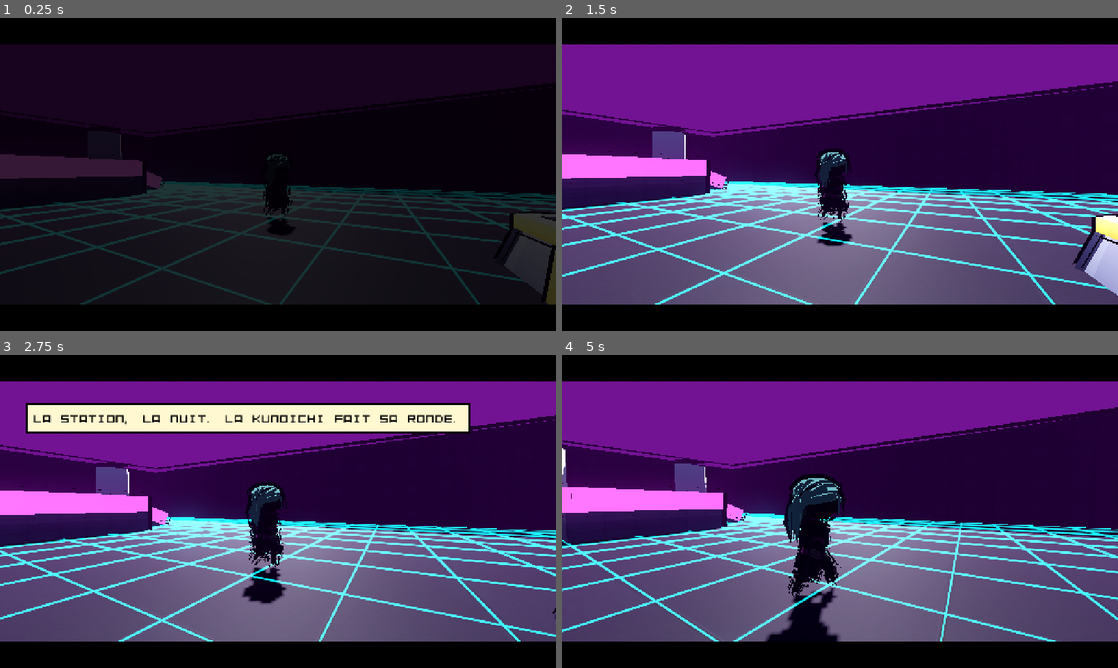
Above: before the commit, frames 1-4 (two rows, left to right).
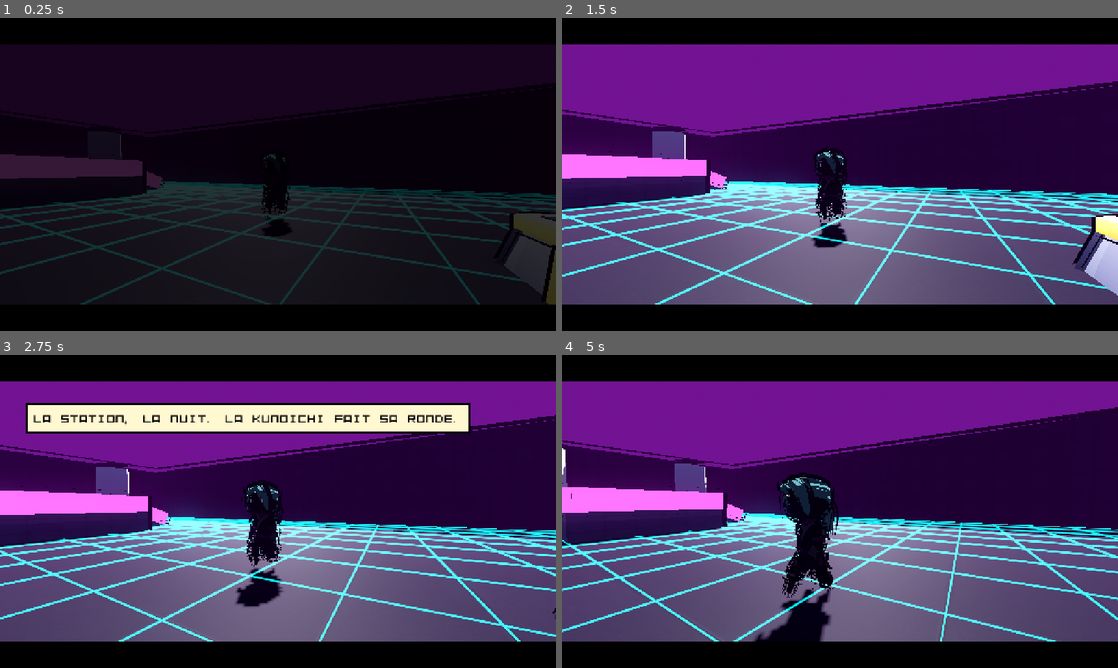
Above: after the commit, the same moments.

Repository: mariusortiz/overclock
Game: Godot game, scene res://scenes/tools/anime/ep12.tscn
Two runs of this game, one before a commit and one after it. Both use one fixed random seed, a clock stepped at 60 frames per second and the inputs below. This scene is started directly instead of the project's main scene. Sound files missing from this copy of the repository are replaced by a short silence.
Inputs (mouse positions are in pixels of both pictures, inside the frame that each line leads up to):
- Up to frame 1 (0.25 s): no input
- Up to frame 2 (1.5 s): tap Enter (ui_accept) at 0.5 s; move the mouse to (962, 158) at 0.52 s; hold D (move_right) 0.53-1.25 s; tap B (emote) at 0.6 s; click (962, 158) at 0.67 s; tap Space (jump) at 0.77, 1.07 s; drag from (728, 190) to (812, 237) at 1.27 s
- Up to frame 3 (2.75 s): move the mouse to (333, 442) at 2.02 s; hold D (move_right) from 2.03 s (still down); tap F (melee) at 2.1 s
- Up to frame 4 (5 s): release D (move_right) at 2.75 s; drag from (812, 574) to (673, 464) at 2.77 s; move the mouse to (1006, 558) at 3.52 s; hold A (move_left) 3.53-4.25 s; tap B (emote) at 3.6 s; tap Space (jump) at 3.77, 4.07 s; drag from (673, 464) to (756, 433) at 4.27 s

The runs differ from the first frame. In frame 1, 0.2% of the frame differs, in the area x 47-53%, y 43-70%; in frame 2, 0.7%; in frame 3, 1.0%; in frame 4, 2.3%, in the area x 34-51%, y 37-92%.

Commit message:
Anime season 2: speakers face the camera
In the dialogue shots the camera stood behind the heroes, and Le Créateur
faced away from the squad: heroes turned or the camera moved in front, in
episodes 11, 12, 14, 15, 17, 18 and 19.

Co-Authored-By: Claude Opus 5.5 <noreply@anthropic.com>
Claude-Session: https://claude.ai/code/session_01TMrhLU8C9hMQ3DU14F1G1z

Diff:
--- a/scripts/anime/ep11.gd
+++ b/scripts/anime/ep11.gd
@@ -97,7 +97,7 @@
 	# 50.4 s: a figure on the roof.
 	_dolly(STAGE + Vector3(0, 1.4, 4), STAGE + Vector3(0, 1.6, 3), STAGE + Vector3(0, 2, -4), STAGE + Vector3(4, 7, -16), 3.0, true)
 	await _until(51.0)
-	var creator := _creator(STAGE + Vector3(4, 6.0, -16), 0.0)
+	var creator := _creator(STAGE + Vector3(4, 6.0, -16), PI)
 	_appear(creator)
 	await _until(53.4)
 	_dolly(STAGE + Vector3(4.6, 7.2, -13.2), STAGE + Vector3(4.4, 7.0, -13.6), STAGE + Vector3(4, 7.2, -16), STAGE + Vector3(4, 7.2, -16), 4.0)
--- a/scripts/anime/ep12.gd
+++ b/scripts/anime/ep12.gd
@@ -12,7 +12,7 @@
 
 func _story() -> void:
 	_load_arena(0)
-	var kunoichi := _hero("kunoichi", STAGE, PI, "none")
+	var kunoichi := _hero("kunoichi", STAGE, 0.0, "none")
 	kunoichi.play(&"walk", true)
 	_move(kunoichi.get_parent() as Node3D, Vector3(0, 0, -0.5))
 	_dolly(STAGE + Vector3(-3, 1.4, -6), STAGE + Vector3(-2, 1.5, -5), STAGE + Vector3(0, 1.3, 0), STAGE + Vector3(0, 1.3, -2), 7.0, true)
--- a/scripts/anime/ep14.gd
+++ b/scripts/anime/ep14.gd
@@ -38,7 +38,7 @@
 	_stomp(STAGE + Vector3(0, 0, -12), 1.2)
 	_impact_frame()
 	await _until(19.6)
-	_dolly(STAGE + Vector3(2.4, 1.5, 5.0), STAGE + Vector3(2.0, 1.5, 4.4), STAGE + Vector3(0, 1.4, 1.6), STAGE + Vector3(0, 1.4, 1.6), 4.0, true)
+	_dolly(STAGE + Vector3(2.4, 1.6, -2.2), STAGE + Vector3(2.0, 1.6, -1.8), STAGE + Vector3(0, 1.4, 1.6), STAGE + Vector3(0, 1.4, 1.6), 4.0, true)
 	_say(captain, "C'est un Titan... en pire.", 2.2, -1.0)
 	await _until(22.2)
 	_say(calamity, "Feu à volonté !", 1.8, 1.0)
@@ -66,15 +66,15 @@
 	_impact_frame()
 	_shake = 0.35
 	await _until(38.6)
-	_dolly(STAGE + Vector3(-2, 0.5, 5), STAGE + Vector3(-1.6, 0.6, 4.4), STAGE + Vector3(0, 0.5, 1.5), STAGE + Vector3(0, 0.5, 1.5), 4.0, true)
+	_dolly(STAGE + Vector3(-2, 0.8, -1.5), STAGE + Vector3(-1.6, 0.8, -1.0), STAGE + Vector3(0, 0.5, 1.5), STAGE + Vector3(0, 0.5, 1.5), 4.0, true)
 	_say(captain, "Repli ! Repli !", 1.8, -1.0)
 	await _until(41.0)
 
 	# 41 s: on the dune, a man in a suit.
 	_glitch(0.8)
-	var creator := _creator(STAGE + Vector3(7, 0, 4), -PI / 2.0)
+	var creator := _creator(STAGE + Vector3(7, 0, 4), PI / 2.0)
 	_appear(creator)
-	_dolly(STAGE + Vector3(10, 1.6, 7), STAGE + Vector3(9.4, 1.6, 6.4), STAGE + Vector3(7, 1.5, 4), STAGE + Vector3(7, 1.5, 4), 5.0, true)
+	_dolly(STAGE + Vector3(4.4, 1.6, 5.6), STAGE + Vector3(4.8, 1.6, 5.2), STAGE + Vector3(7, 1.5, 4), STAGE + Vector3(7, 1.5, 4), 5.0, true)
 	await _until(42.6)
 	_say(creator, "Vous ne pouvez pas le battre.", 2.4, -1.0)
 	await _until(45.4)
@@ -110,7 +110,9 @@
 	await _until(71.0)
 	_vanish(creator)
 	await _until(72.4)
-	_dolly(STAGE + Vector3(0, 1.4, 6), STAGE + Vector3(0, 1.6, 5), STAGE + Vector3(0, 1.4, 1.6), STAGE + Vector3(0, 1.4, 1.6), 6.0, true)
+	for hero in [calamity, captain, ronin]:
+		hero.get_parent().rotation.y = PI
+	_dolly(STAGE + Vector3(0, 1.6, 6), STAGE + Vector3(0, 1.6, 5), STAGE + Vector3(0, 1.4, 1.6), STAGE + Vector3(0, 1.4, 1.6), 6.0, true)
 	_say(calamity, "Bon. On a un dieu à tête de vache.", 2.6, 1.0)
 	await _until(75.6)
 	_say(captain, "Et un virus qu'on ne peut pas toucher.", 2.4, -1.0)
--- a/scripts/anime/ep15.gd
+++ b/scripts/anime/ep15.gd
@@ -27,7 +27,7 @@
 
 	# 12.6 s: he appears in front of them.
 	_glitch(1.0)
-	var creator := _creator(Vector3(0, 0, -4), 0.0)
+	var creator := _creator(Vector3(0, 0, -4), PI)
 	_appear(creator, 0.9)
 	_dolly(Vector3(0, 1.4, 4), Vector3(0, 1.5, 3), Vector3(0, 1.5, -4), Vector3(0, 1.6, -4), 5.0)
 	await _until(14.0)
@@ -60,12 +60,12 @@
 	# A gesture, and the hall changes: a moment in the volcano, a moment in the jungle.
 	_load_arena(3)
 	_embers(true)
-	var ghost := _creator(STAGE, 0.0)
+	var ghost := _creator(STAGE, PI)
 	_dolly(STAGE + Vector3(0, 1.6, 4), STAGE + Vector3(0, 1.7, 3.4), STAGE + Vector3(0, 1.5, 0), STAGE + Vector3(0, 1.5, 0), 2.0, true)
 	await _until(42.4)
 	_embers(false)
 	_load_arena(2)
-	ghost = _creator(STAGE, 0.0)
+	ghost = _creator(STAGE, PI)
 	_dolly(STAGE + Vector3(0, 1.6, 4), STAGE + Vector3(0, 1.7, 3.4), STAGE + Vector3(0, 1.5, 0), STAGE + Vector3(0, 1.5, 0), 2.0, true)
 	await _until(44.0)
 	_glitch(0.6)
@@ -73,7 +73,7 @@
 	squad.clear()
 	for index in ids.size():
 		squad[ids[index]] = _hero(ids[index], Vector3(-4.8 + 1.6 * index, 0, 0), PI, "none")
-	creator = _creator(Vector3(0, 0, -4), 0.0)
+	creator = _creator(Vector3(0, 0, -4), PI)
 	_dolly(Vector3(3.2, 1.6, 2.4), Vector3(2.8, 1.6, 2.0), Vector3(1.6, 1.4, 0), Vector3(1.6, 1.4, 0), 6.0)
 	await _until(45.0)
 	_say(squad.sand_ghost, "... D'accord. On te croit.", 2.2, 1.0)
--- a/scripts/anime/ep17.gd
+++ b/scripts/anime/ep17.gd
@@ -39,7 +39,7 @@
 	await _until(18.2)
 	_say(directeur, "MISE À JOUR... TERMINÉE.", 2.6, 1.0, 3.2)
 	await _until(21.2)
-	_dolly(STAGE + Vector3(-3, 1.5, 5.6), STAGE + Vector3(-2.6, 1.5, 5.0), STAGE + Vector3(0, 1.4, 2.4), STAGE + Vector3(0, 1.4, 2.4), 4.0, true)
+	_dolly(STAGE + Vector3(-2.6, 1.6, -1.6), STAGE + Vector3(-2.2, 1.6, -1.2), STAGE + Vector3(0, 1.4, 2.6), STAGE + Vector3(0, 1.4, 2.6), 4.0, true)
 	_say(paladin, "Sa voix... ce n'est plus lui.", 2.2, -1.0)
 	await _until(23.8)
 	_say(vipere, "Le Virus le porte comme un costume.", 2.4, 1.0)
--- a/scripts/anime/ep18.gd
+++ b/scripts/anime/ep18.gd
@@ -56,7 +56,7 @@
 	# 27 s: they are deleted, one after the other.
 	for id in ["captain", "ronin", "paladin", "kunoichi"]:
 		var hero: CharacterModel = squad[id]
-		_dolly(hero.global_position + Vector3(1.6, 1.4, 2.4), hero.global_position + Vector3(1.4, 1.4, 2.0), hero.global_position + Vector3.UP * 1.2, hero.global_position + Vector3.UP * 1.2, 2.4, true)
+		_dolly(hero.global_position + Vector3(1.6, 1.5, -2.6), hero.global_position + Vector3(1.4, 1.5, -2.2), hero.global_position + Vector3.UP * 1.2, hero.global_position + Vector3.UP * 1.2, 2.4, true)
 		_beam(virus.global_position + Vector3.UP * TITAN_HEIGHT, hero.global_position + Vector3.UP, VIRUS, 0.1)
 		_glitch(0.4)
 		_vanish(hero, 0.8)
--- a/scripts/anime/ep19.gd
+++ b/scripts/anime/ep19.gd
@@ -29,7 +29,7 @@
 	_glitch(0.6)
 	_narrate("« Vous m'entendez ? »", 2.4)
 	await _until(15.4)
-	var creator := _creator(Vector3(0, 0, -3), 0.0)
+	var creator := _creator(Vector3(0, 0, -3), PI)
 	_appear(creator, 1.2)
 	_dolly(Vector3(0, 1.5, 3.5), Vector3(0, 1.5, 2.8), Vector3(0, 1.5, -3), Vector3(0, 1.5, -3), 6.0)
 	await _until(17.0)
